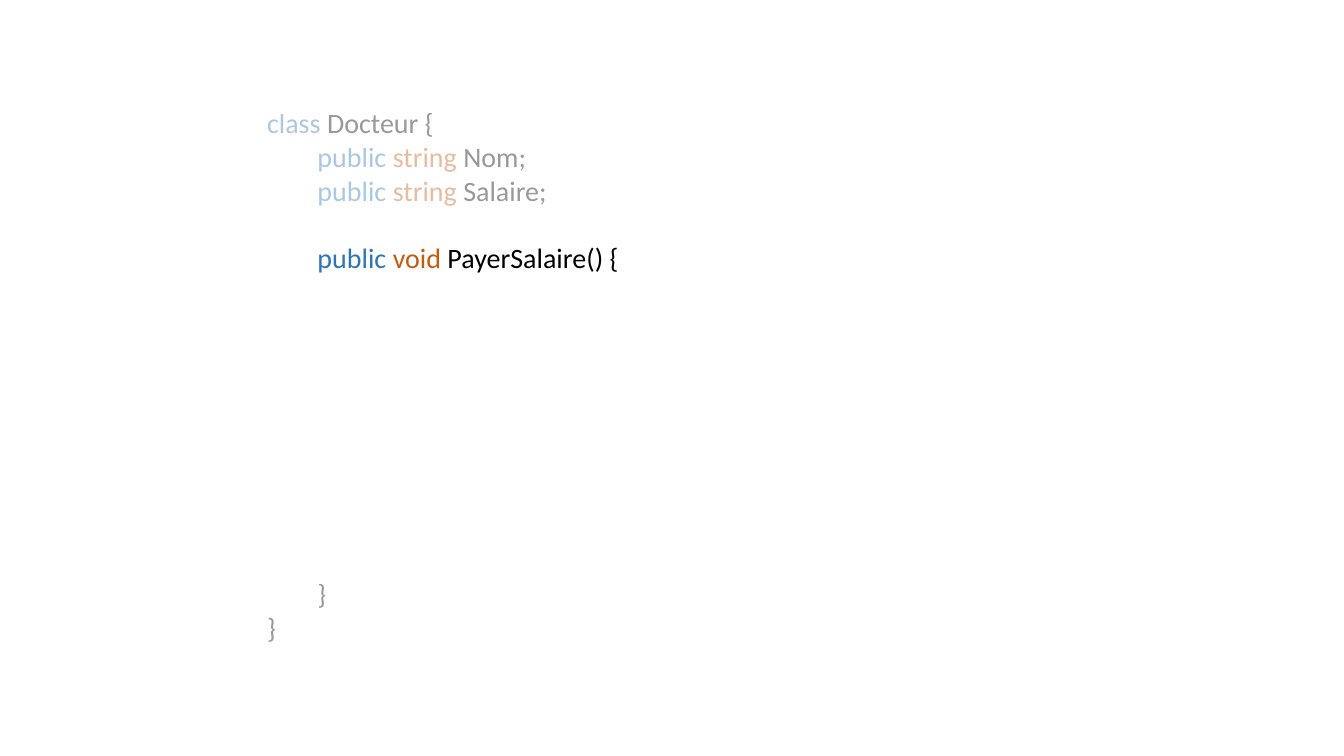
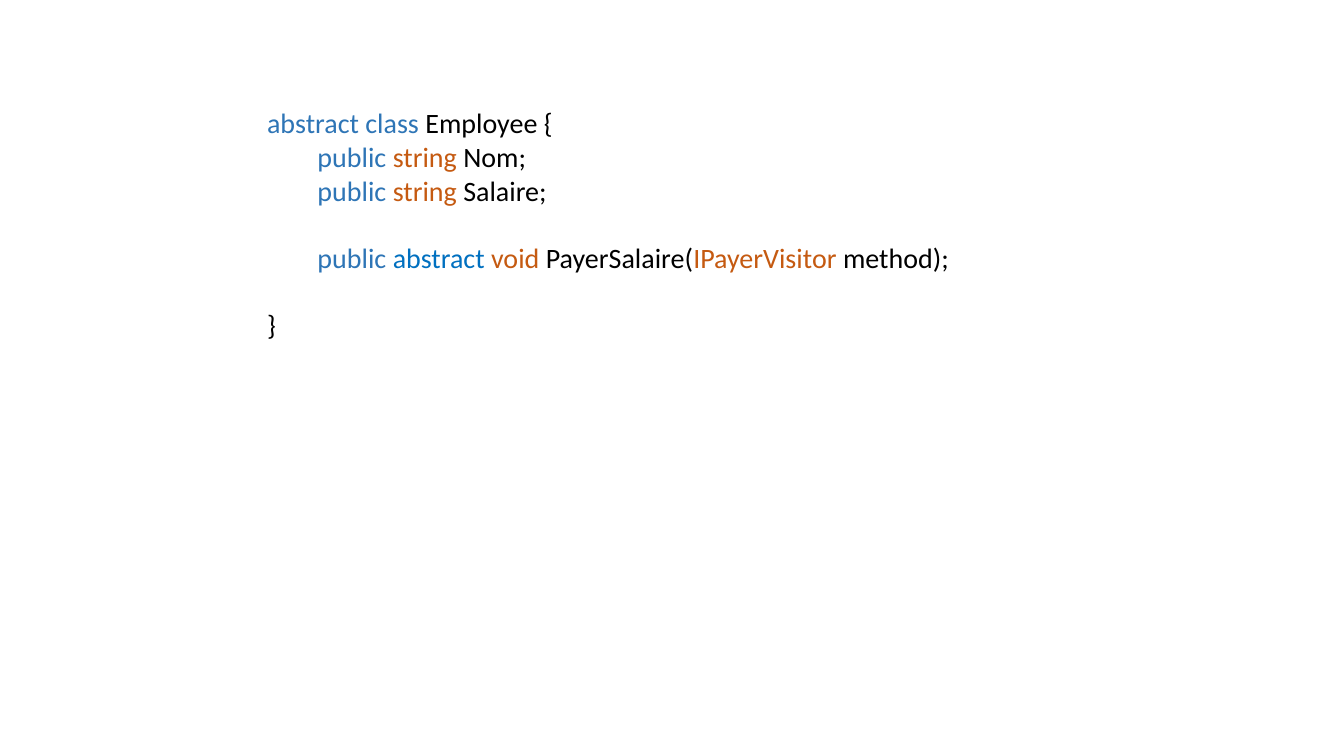
Before and after one commit to yassine-klilich/design-patterns, a slide deck: slide 36 of Presentation/Presentation DP.pptx (slide 14 before the commit). Drawn at 1344x756 pixels with LibreOffice and Linux fonts; fonts in the diff are those of the drawing. Boxes give left, top, right and bottom in pixels: in the first picture for what was removed or moved away, otherwise in the second. Text is boxed around its words. In the diff, an @@ line names an element or a change of style, - is before the commit and + after.

Commit message:
Finished the demonstration of Visitor DP

```diff
--- a/Presentation/Presentation DP.pptx
+++ b/Presentation/Presentation DP.pptx
@@ text at [267,113,949,273]: paragraph removed @@
-}
@@ text at [267,113,537,138]: text changed; text colour #000000 at 40% opacity to #2E75B6 @@
-class Docteur {
+abstract class Employee {
@@ text at [317,147,546,206]: text colour #2E75B6 at 40% opacity to #2E75B6 in "public", "public"; text colour #C55A11 at 40% opacity to #C55A11 in "string", "string"; text colour #000000 at 40% opacity to #000000 in "Nom;", "Salaire;", "}"; list level 2 to 1 in "}" @@
@@ text at [317,247,949,273]: text changed @@
-  public void PayerSalaire() {
+  public abstract void PayerSalaire(IPayerVisitor method);
```
Also in this commit, not shown: 10 other slides changed, 25 slides added, 1 slide removed.
